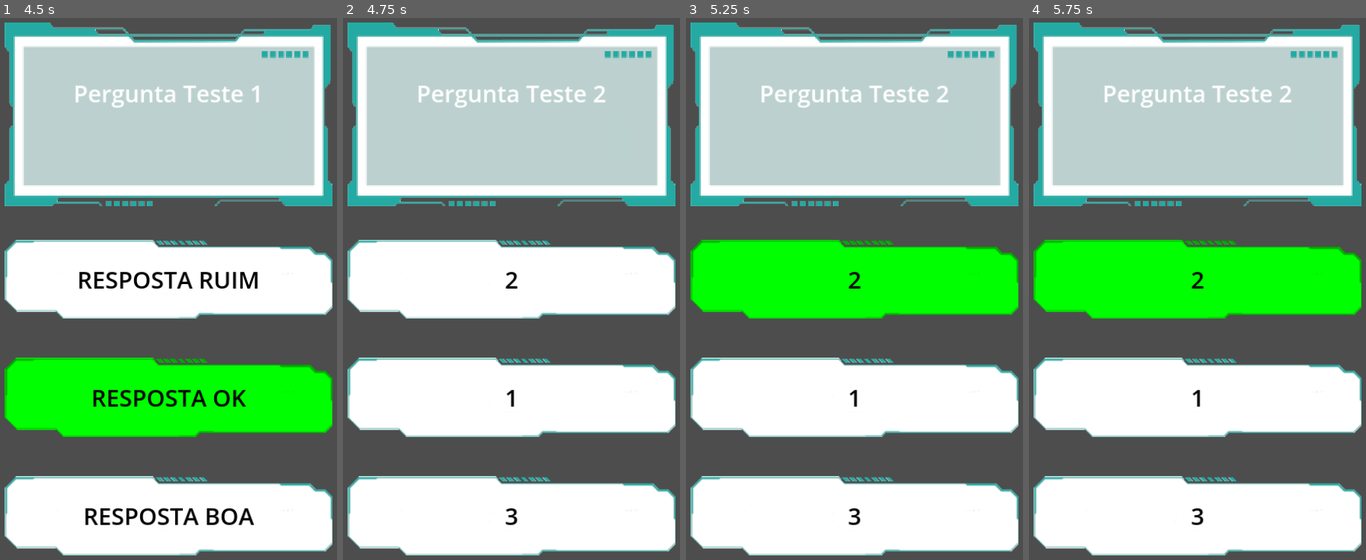
Above: before the commit, frames 1-4 (left to right).
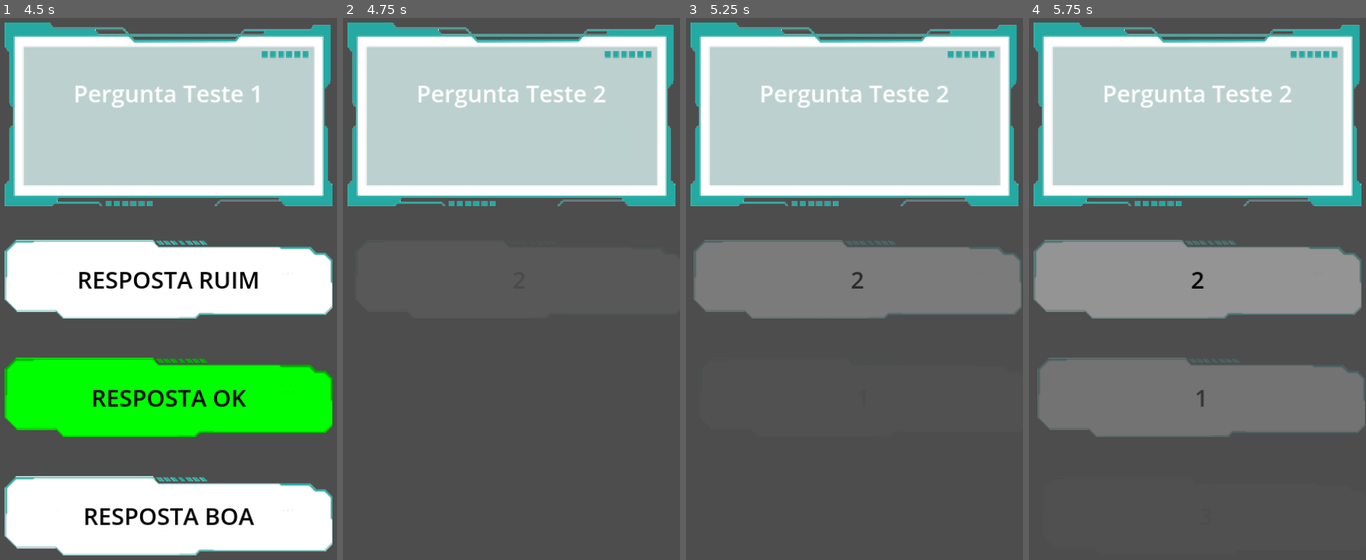
Above: after the commit, the same moments.

Repository: riquerique/Quiz-Light
Game: Godot game, scene res://scenes/main.tscn
The game is run twice, just before and just after one commit, with the same random seed, the same clock (stepped at 60 frames per second) and the same inputs.
Inputs (mouse positions are in pixels of both pictures, inside the frame that each line leads up to):
- Up to frame 1 (4.5 s): tap Enter at 2.75 s; click "RESPOSTA OK" at 3.5 s; click "RESPOSTA OK" at 4.25 s
- Up to frame 2 (4.75 s): no input
- Up to frame 3 (5.25 s): click (854, 278) at 5 s, where only the run before the commit has a clickable "2"
- Up to frame 4 (5.75 s): no input

Frame 1 is identical in both runs. In frame 2, 39% of the frame differs, in the area x 1-99%, y 40-100%; in frame 3, 39%, in the area x 1-100%, y 40-100%; in frame 4, 39%.

Commit message:
Fix button
Arrumado problema de animação quando rodava outra pergunta

Diff:
--- a/scenes/main.tscn
+++ b/scenes/main.tscn
@@ -6,6 +6,81 @@
 [ext_resource type="AudioStream" uid="uid://lggn6mbxvmyc" path="res://Assets/Audio/choice_correct.mp3" id="3_hmoir"]
 [ext_resource type="Texture2D" uid="uid://73ky5ccfd6a8" path="res://Assets/Images/Button.png" id="3_kcbwi"]
 [ext_resource type="AudioStream" uid="uid://di05e7bgj4hps" path="res://Assets/Audio/choice_wrong.mp3" id="4_bikjo"]
+
+[sub_resource type="Animation" id="Animation_vjo0e"]
+length = 0.001
+tracks/0/type = "value"
+tracks/0/imported = false
+tracks/0/enabled = true
+tracks/0/path = NodePath("Ani/Option_1:position")
+tracks/0/interp = 1
+tracks/0/loop_wrap = true
+tracks/0/keys = {
+"times": PackedFloat32Array(0),
+"transitions": PackedFloat32Array(1),
+"update": 0,
+"values": [Vector2(25, 535)]
+}
+tracks/1/type = "value"
+tracks/1/imported = false
+tracks/1/enabled = true
+tracks/1/path = NodePath("Ani/Option_2:position")
+tracks/1/interp = 1
+tracks/1/loop_wrap = true
+tracks/1/keys = {
+"times": PackedFloat32Array(0),
+"transitions": PackedFloat32Array(1),
+"update": 0,
+"values": [Vector2(25, 787)]
+}
+tracks/2/type = "value"
+tracks/2/imported = false
+tracks/2/enabled = true
+tracks/2/path = NodePath("Ani/Option_3:position")
+tracks/2/interp = 1
+tracks/2/loop_wrap = true
+tracks/2/keys = {
+"times": PackedFloat32Array(0),
+"transitions": PackedFloat32Array(1),
+"update": 0,
+"values": [Vector2(25, 1039)]
+}
+tracks/3/type = "value"
+tracks/3/imported = false
+tracks/3/enabled = true
+tracks/3/path = NodePath("Ani/Option_1:modulate")
+tracks/3/interp = 1
+tracks/3/loop_wrap = true
+tracks/3/keys = {
+"times": PackedFloat32Array(0),
+"transitions": PackedFloat32Array(1),
+"update": 0,
+"values": [Color(1, 1, 1, 1)]
+}
+tracks/4/type = "value"
+tracks/4/imported = false
+tracks/4/enabled = true
+tracks/4/path = NodePath("Ani/Option_2:modulate")
+tracks/4/interp = 1
+tracks/4/loop_wrap = true
+tracks/4/keys = {
+"times": PackedFloat32Array(0),
+"transitions": PackedFloat32Array(1),
+"update": 0,
+"values": [Color(1, 1, 1, 1)]
+}
+tracks/5/type = "value"
+tracks/5/imported = false
+tracks/5/enabled = true
+tracks/5/path = NodePath("Ani/Option_3:modulate")
+tracks/5/interp = 1
+tracks/5/loop_wrap = true
+tracks/5/keys = {
+"times": PackedFloat32Array(0),
+"transitions": PackedFloat32Array(1),
+"update": 0,
+"values": [Color(1, 1, 1, 1)]
+}
 
 [sub_resource type="Animation" id="Animation_1kxgw"]
 resource_name = "fade"
@@ -82,81 +157,6 @@
 "transitions": PackedFloat32Array(1, 1),
 "update": 0,
 "values": [Color(1, 1, 1, 0), Color(1, 1, 1, 1)]
-}
-
-[sub_resource type="Animation" id="Animation_vjo0e"]
-length = 0.001
-tracks/0/type = "value"
-tracks/0/imported = false
-tracks/0/enabled = true
-tracks/0/path = NodePath("Ani/Option_1:position")
-tracks/0/interp = 1
-tracks/0/loop_wrap = true
-tracks/0/keys = {
-"times": PackedFloat32Array(0),
-"transitions": PackedFloat32Array(1),
-"update": 0,
-"values": [Vector2(25, 535)]
-}
-tracks/1/type = "value"
-tracks/1/imported = false
-tracks/1/enabled = true
-tracks/1/path = NodePath("Ani/Option_2:position")
-tracks/1/interp = 1
-tracks/1/loop_wrap = true
-tracks/1/keys = {
-"times": PackedFloat32Array(0),
-"transitions": PackedFloat32Array(1),
-"update": 0,
-"values": [Vector2(25, 787)]
-}
-tracks/2/type = "value"
-tracks/2/imported = false
-tracks/2/enabled = true
-tracks/2/path = NodePath("Ani/Option_3:position")
-tracks/2/interp = 1
-tracks/2/loop_wrap = true
-tracks/2/keys = {
-"times": PackedFloat32Array(0),
-"transitions": PackedFloat32Array(1),
-"update": 0,
-"values": [Vector2(25, 1039)]
-}
-tracks/3/type = "value"
-tracks/3/imported = false
-tracks/3/enabled = true
-tracks/3/path = NodePath("Ani/Option_1:modulate")
-tracks/3/interp = 1
-tracks/3/loop_wrap = true
-tracks/3/keys = {
-"times": PackedFloat32Array(0),
-"transitions": PackedFloat32Array(1),
-"update": 0,
-"values": [Color(1, 1, 1, 1)]
-}
-tracks/4/type = "value"
-tracks/4/imported = false
-tracks/4/enabled = true
-tracks/4/path = NodePath("Ani/Option_2:modulate")
-tracks/4/interp = 1
-tracks/4/loop_wrap = true
-tracks/4/keys = {
-"times": PackedFloat32Array(0),
-"transitions": PackedFloat32Array(1),
-"update": 0,
-"values": [Color(1, 1, 1, 1)]
-}
-tracks/5/type = "value"
-tracks/5/imported = false
-tracks/5/enabled = true
-tracks/5/path = NodePath("Ani/Option_3:modulate")
-tracks/5/interp = 1
-tracks/5/loop_wrap = true
-tracks/5/keys = {
-"times": PackedFloat32Array(0),
-"transitions": PackedFloat32Array(1),
-"update": 0,
-"values": [Color(1, 1, 1, 1)]
 }
 
 [sub_resource type="AnimationLibrary" id="AnimationLibrary_eoukn"]
--- a/scripts/Controller/game_controller.gd
+++ b/scripts/Controller/game_controller.gd
@@ -17,11 +17,9 @@
 @onready var question_audio: AudioStreamPlayer = $Content/Question_Info/Question_Assets/Question_Audio
 
 func _ready() -> void:
-
+	$Content/Question_Options/Ani.play("fade")
 
 	for button in $Content/Question_Options/Ani.get_children():
-		$Content/Question_Options/Ani.play("fade")
-
 		buttons.append(button)
 		button.disabled = true
 	randomize_questions(quiz.theme)
@@ -29,6 +27,7 @@
 	await $Content/Question_Options/Ani.animation_finished
 	for button in $Content/Question_Options/Ani.get_children():
 		button.disabled = false
+
 
 func load_quiz() -> void:
 	if index >= quiz.theme.size():
@@ -89,7 +88,16 @@
 	question_audio.stream = null
 	question_video.stream = null
 	index += 1
+
 	load_quiz()
+	$Content/Question_Options/Ani.play("fade")
+	for button in $Content/Question_Options/Ani.get_children():
+		buttons.append(button)
+		button.disabled = true
+	await $Content/Question_Options/Ani.animation_finished
+	for button in $Content/Question_Options/Ani.get_children():
+		button.disabled = false
+
 
 func randomize_questions(array: Array) -> Array:
 	var array_temp = array
